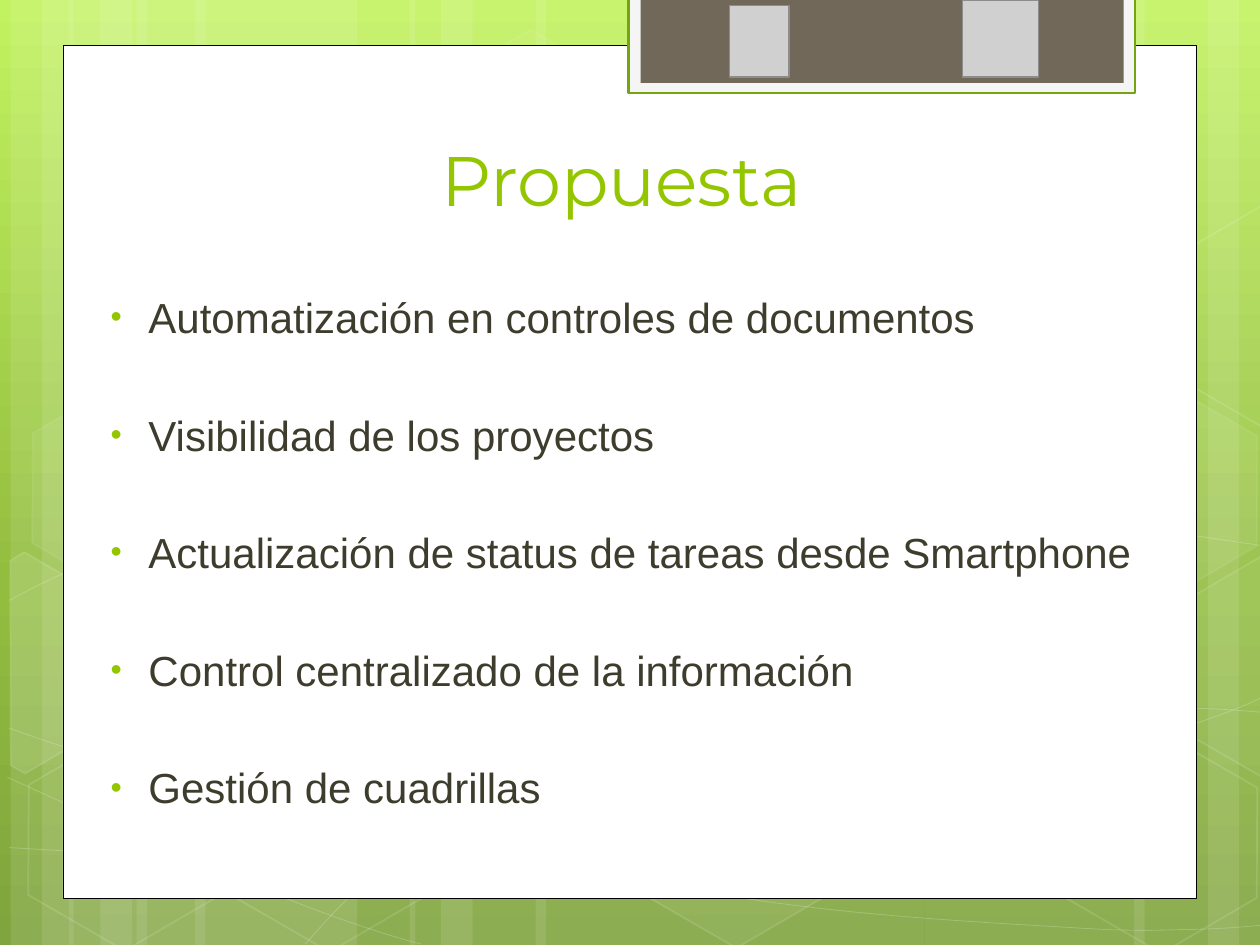
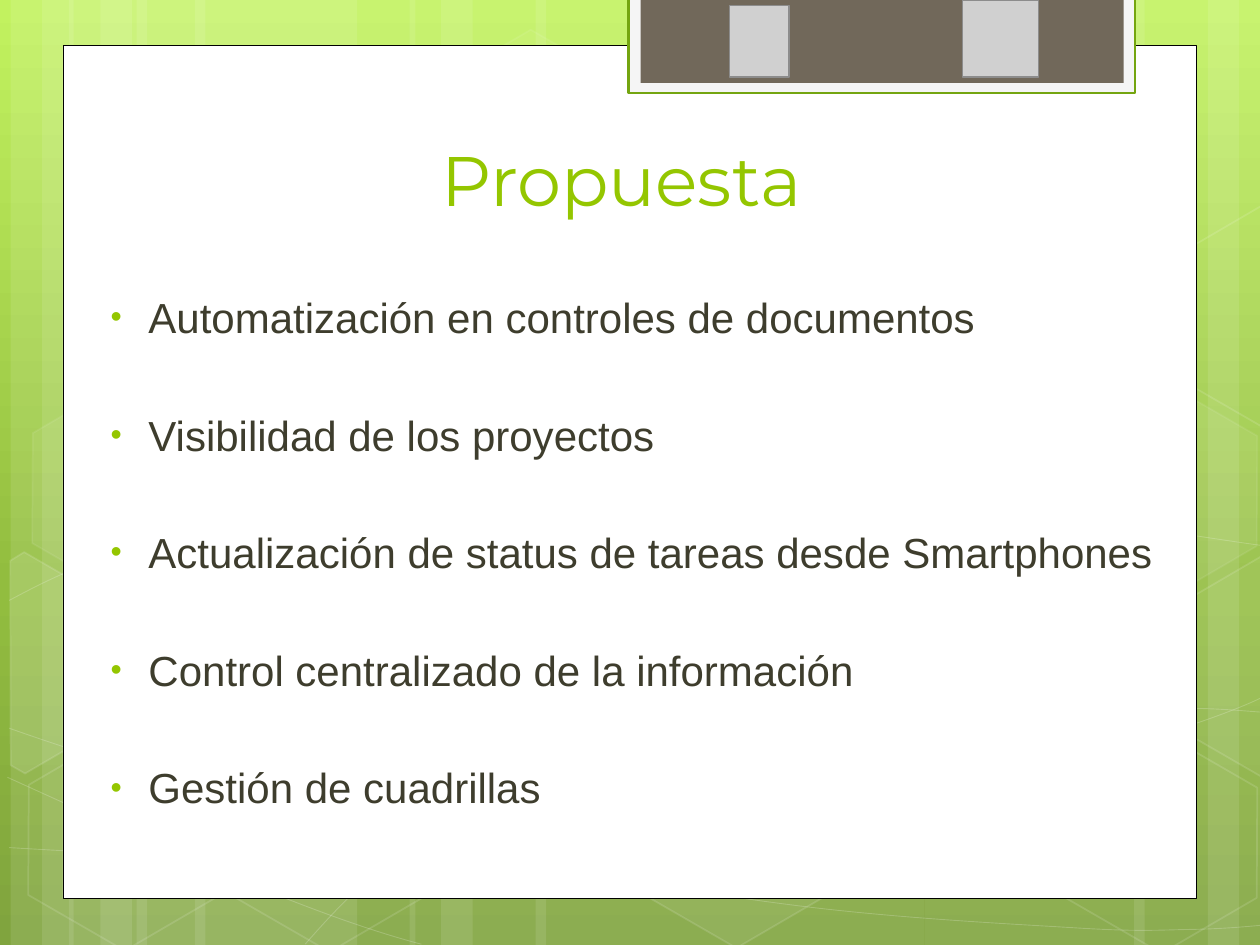
Before and after one commit to ptissera/habilitacion-profesional-2012-4k4, a slide deck: slide 6 of Documentacion/Proyecto/Presentacion Final/Exposicion Final.pptx. Drawn at 1260x945 pixels with LibreOffice and Linux fonts; fonts in the diff are those of the drawing; grey boxes stand for pictures. Boxes give left, top, right and bottom in pixels: in the first picture for what was removed or moved away, otherwise in the second. Text is boxed around its words. In the diff, an @@ line names an element or a change of style, - is before the commit and + after.

```diff
--- a/Documentacion/Proyecto/Presentacion Final/Exposicion Final.pptx
+++ b/Documentacion/Proyecto/Presentacion Final/Exposicion Final.pptx
@@ text at (148, 537, 1152, 577): text changed @@
-• Actualización de status de tareas desde Smartphone
+• Actualización de status de tareas desde Smartphones
```
Also in this commit, not shown: 8 other slides changed.
